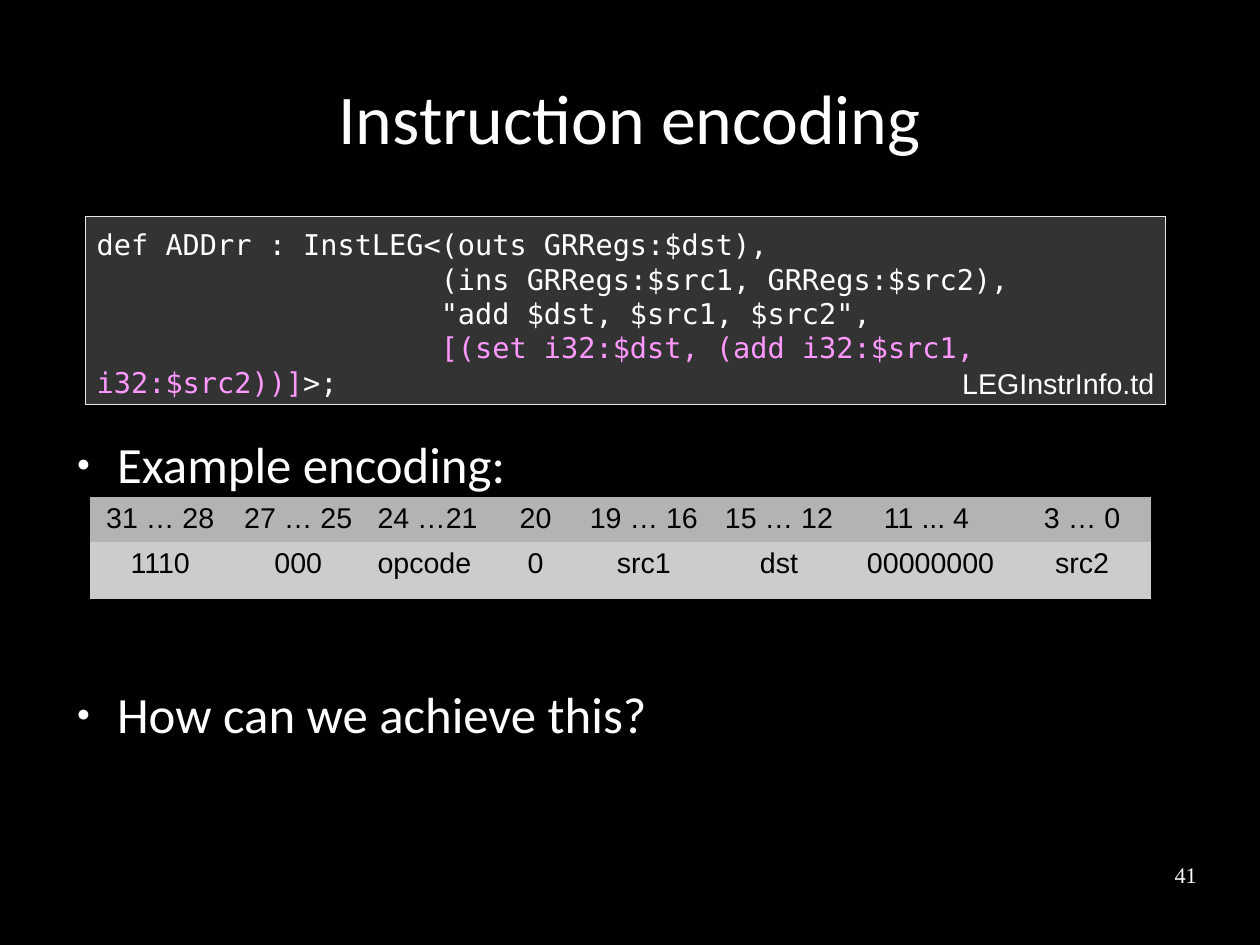
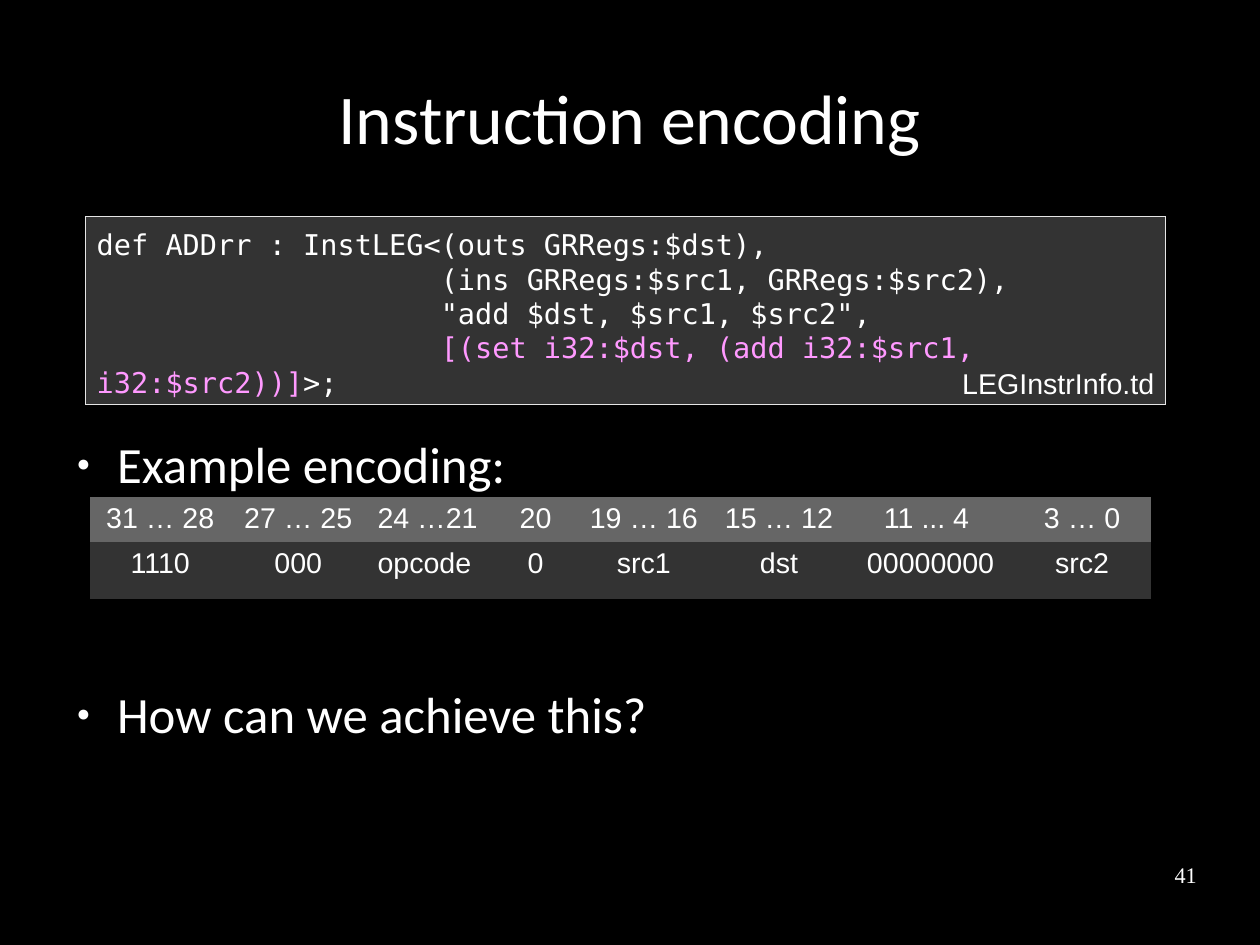
Before and after one commit to frasercrmck/llvm-leg, a slide deck: slide 41 of docs/Codeplay/Slides.odp. Drawn at 1260x945 pixels with LibreOffice and Linux fonts; fonts in the diff are those of the drawing. Boxes give left, top, right and bottom in pixels: in the first picture for what was removed or moved away, otherwise in the second. Text is boxed around its words. In the diff, an @@ line names an element or a change of style, - is before the commit and + after.

Commit message:
Use a more presentation friendly color for encoding table.

```diff
--- a/docs/Codeplay/Slides.odp
+++ b/docs/Codeplay/Slides.odp
@@ table at bbox=[90, 496, 1151, 599] @@
@@ fill #B3B3B3 to #666666 in row 1 @@
@@ fill #CCCCCC to #333333 in row 2 @@
@@ text colour #000000 to #FFFFFF @@
```
